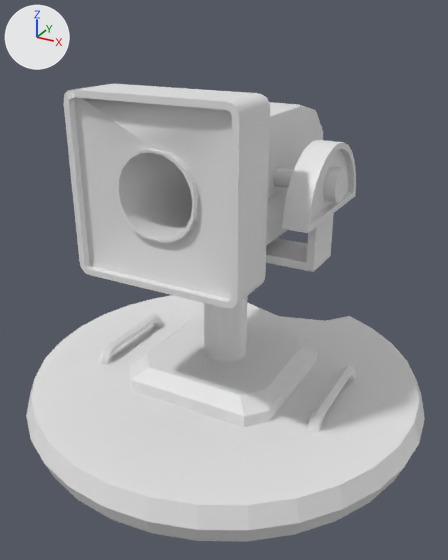
An edit to the FBX model Atlas Ligma/Assets/Models/Detached Models/Rockets/AA_LV1_Top.FBX, drawn before and after from the same camera.
Both versions are drawn from a 50 mm camera at (1.14, -2.09, 2.0) aimed at (0.04, -0.09, 1.0). Arrows for +X, +Y and +Z are at upper left; the lights stay in place. Materials are left out; every surface is plain grey. Where no turn or scale is listed for an object, it has been applied to the vertices. Vertices at the same position are counted once.

The scene before the commit, as lines of its bpy script (objects in view):
```python
me_mesh = bpy.data.meshes.new('Mesh')
me_mesh.from_pydata(...)  # 1256 vertices, 2210 faces; spans x -0.86..0.86, y -0.86..0.8, z 0.37..1.76
# faces by material slot: [1430, 780]
me_mesh.materials.append(mat_level_1_base)
me_mesh.materials.append(mat_level_1_main)
ob_object002 = bpy.data.objects.new('Object002', me_mesh)
ob_object002.location = (0.0, 0.0, 0.0)
```
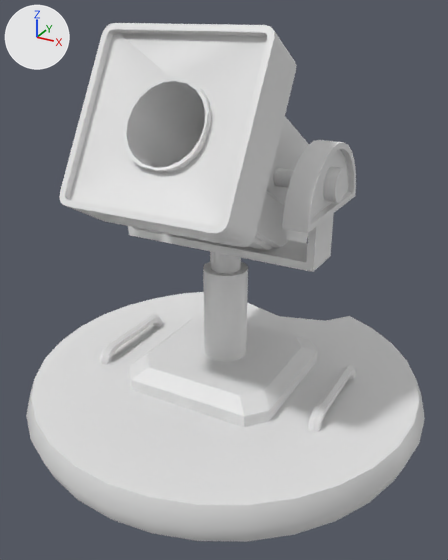
What the commit changed:
me_mesh has 1256 vertices, 2210 faces and spans x -0.86..0.86, y -0.86..0.8, z 0.37..1.76.
me_mesh is used by ob_object002; location (0.0, 0.0, 0.0).
me_mesh part 1: the loose piece of 411 vertices spanning x -0.32..0.32, y -0.51..0.49, z 1.11..1.76 is turned -30 degrees about the x axis through its middle, then moved by (0.0, 0.01, -0.01).
me_mesh part 2: all 128 faces centred in x -0.85..0.85, y -0.84..0.76, z 0.39..0.5 are now shaded smooth.

Pixel boxes [x1, y1, x2, y2] of what changed, in the pictures (448 x 560 px; the box of a moved part takes in the faces that stretch with it):
'Object002', reshaped (13% taller)
    before: [26, 84, 425, 542]
    after: [26, 23, 425, 542]
part 1 of me_mesh, moved or reshaped
    before: [64, 84, 323, 308]
    after: [59, 23, 309, 250]
part 2 of me_mesh, shading changed
    both: [26, 379, 425, 542]
